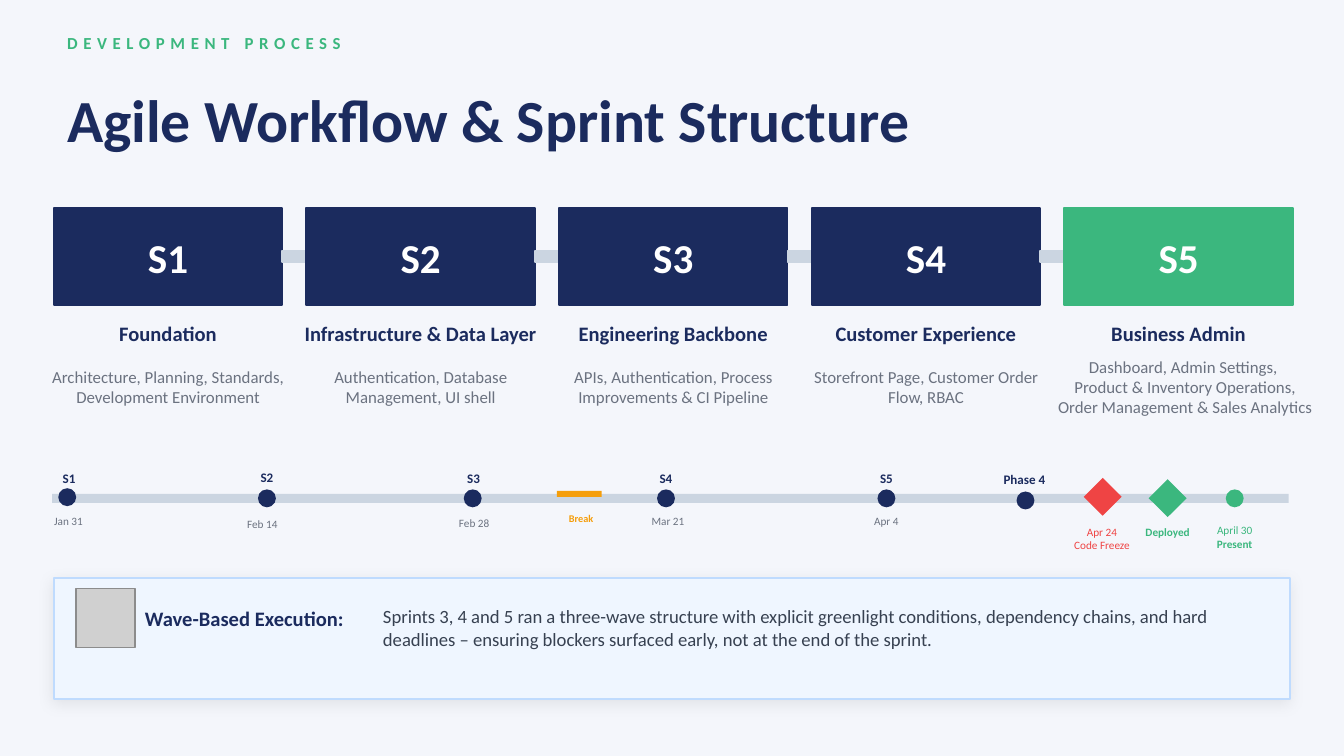
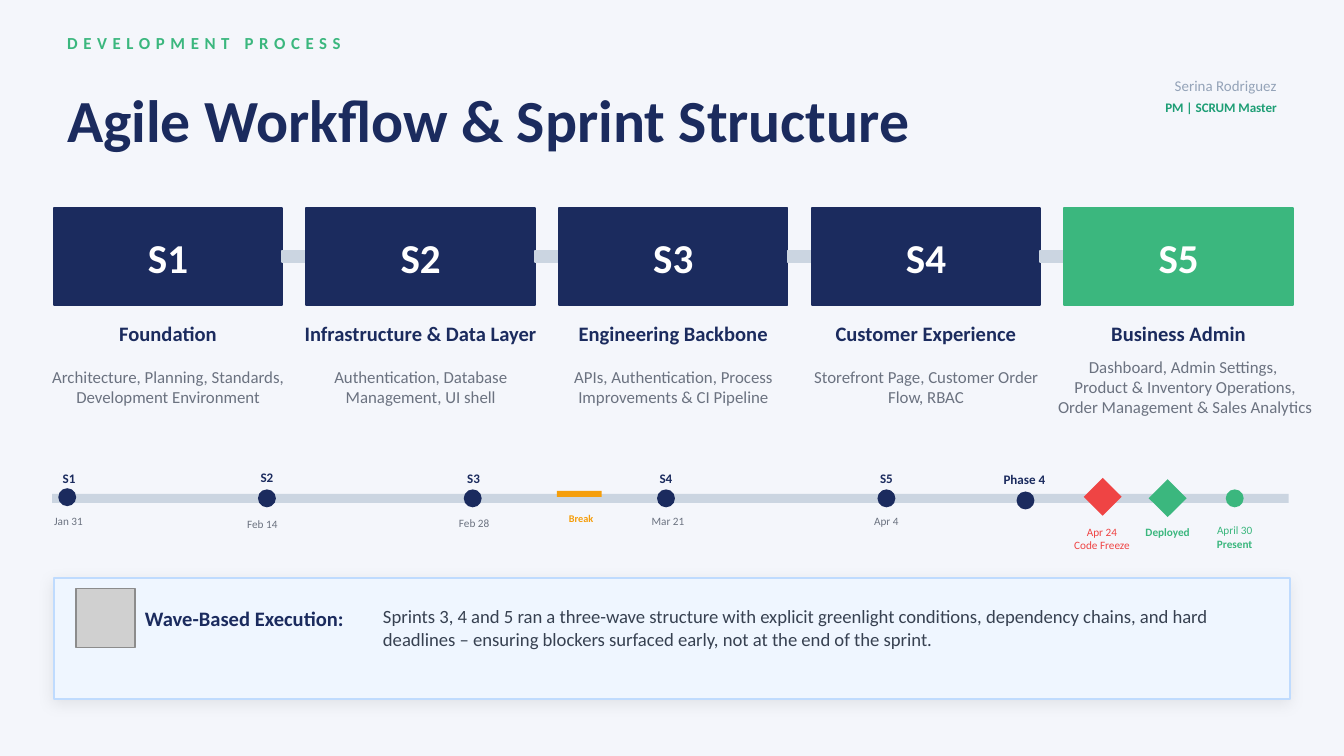
Before and after one commit to RachelMizer/ProjectOrderly, a slide deck: slide 3 of docs/Deliverables/Orderly_Slides.pptx (slide 4 before the commit). Drawn at 1344x756 pixels with LibreOffice and Linux fonts; fonts in the diff are those of the drawing; grey boxes stand for pictures. Boxes give left, top, right and bottom in pixels: in the first picture for what was removed or moved away, otherwise in the second. Text is boxed around its words. In the diff, an @@ line names an element or a change of style, - is before the commit and + after.

```diff
--- a/docs/Deliverables/Orderly_Slides.pptx
+++ b/docs/Deliverables/Orderly_Slides.pptx
@@ text added at <box>1175,81,1276,94</box>, 8 pt, text #94A3B8 @@
+Serina Rodriguez
@@ text added at <box>1165,103,1276,112</box>, 7 pt, text #1D9E75, bold @@
+PM | SCRUM Master
```
Also in this commit, not shown: 9 other slides changed, 3 slides added.
